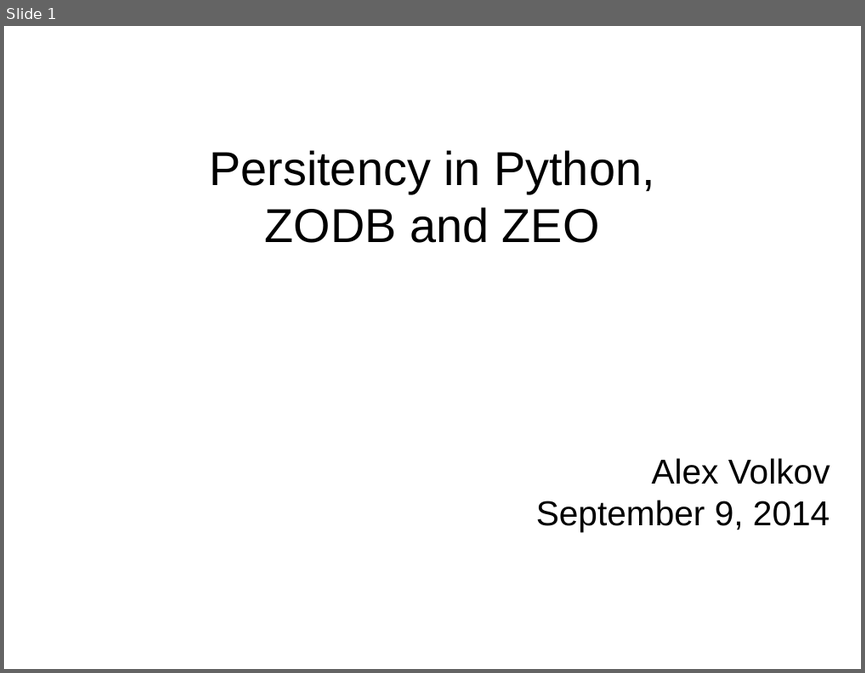
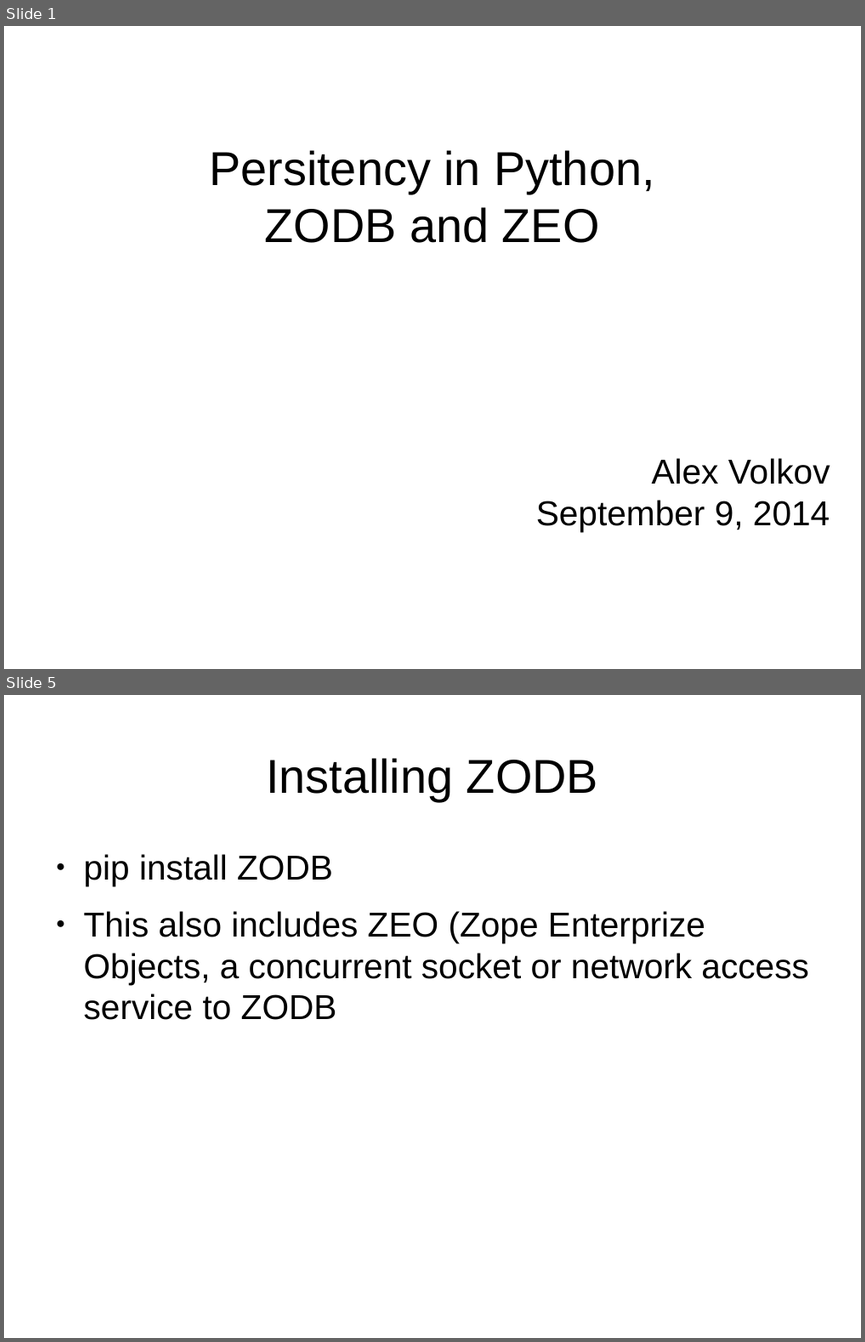
Before and after one commit to avolkov/ZODB-talk, a slide deck: media/presentation.odp. Shown one above the other, each under a label of ours: slide 1 before the commit, slides 1 and 5 after it; the slides between them are not shown. The pictures are 865x673 and 865x1342 pixels, drawn with LibreOffice and Linux fonts; fonts in the diff are those of the drawing. Boxes give left, top, right and bottom in pixels: in the first picture for what was removed or moved away, otherwise in the second. Text is boxed around its words. In the diff, an @@ line names an element or a change of style, - is before the commit and + after.

```diff
--- a/media/presentation.odp
+++ b/media/presentation.odp
@@ slide 5 added at (4,695,861,1338), background #FFFFFF @@
@@ title added at (266,758,598,801), 44 pt, text #000000 @@
+Installing ZODB
@@ text added at (84,854,808,1020), 32 pt, text #000000 @@
+● pip install ZODB
+● This also includes ZEO (Zope Enterprize Objects, a concurrent socket or network access service to ZODB
```
Also in this commit, not shown: 16 other slides added, 2 other files.
